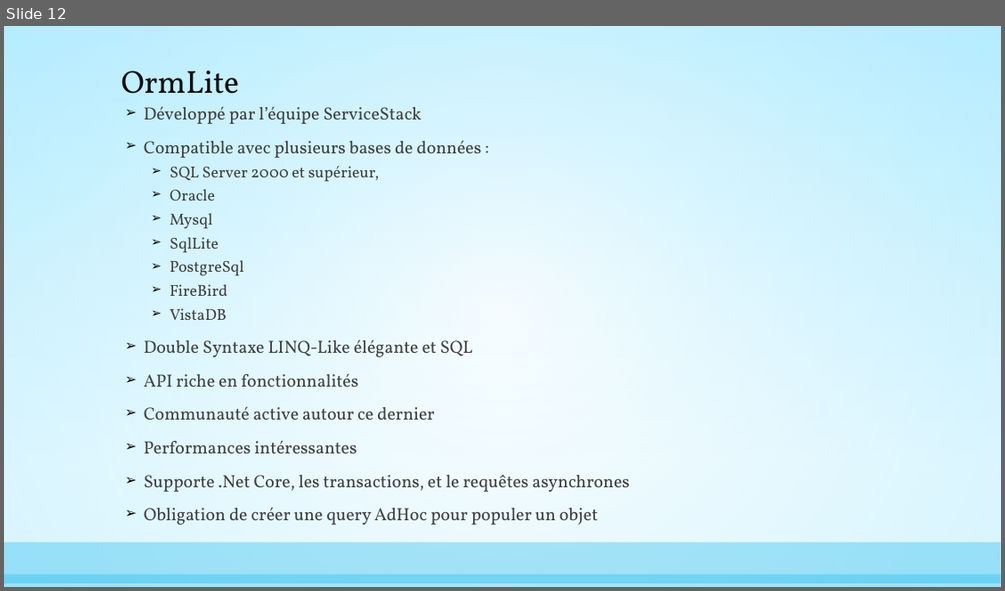
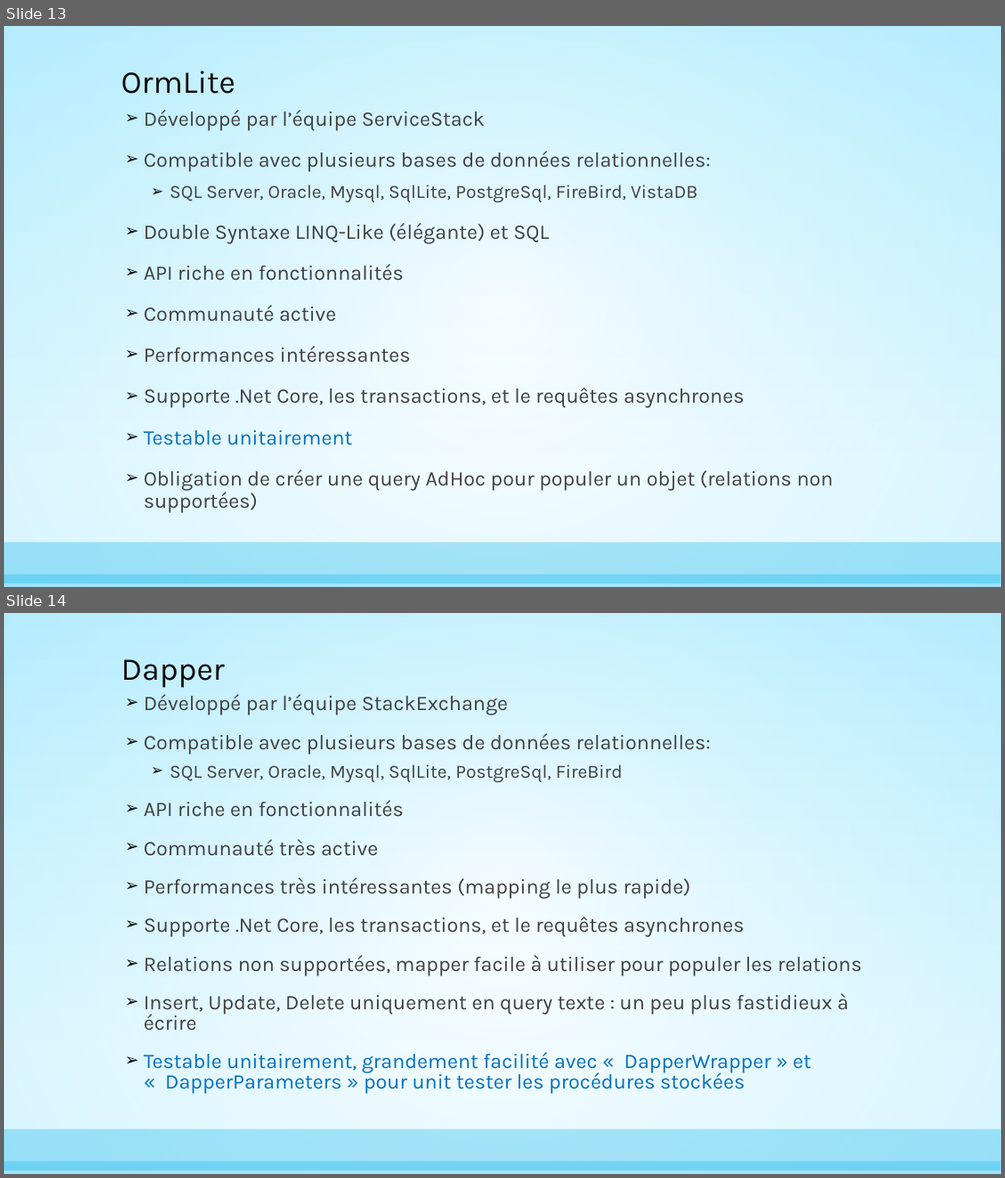
Before and after one commit to AnthonyGiretti/MicroOrmDemo.net, a slide deck: Items/Les Micro Orm, alternatives à Entity Framework.pptx. Shown one above the other, each under a label of ours: slide 12 before the commit, slides 13 and 14 after it. The pictures are 1005x591 and 1005x1178 pixels, drawn with LibreOffice and Linux fonts; fonts in the diff are those of the drawing. Boxes give left, top, right and bottom in pixels: in the first picture for what was removed or moved away, otherwise in the second. Text is boxed around its words. In the diff, an @@ line names an element or a change of style, - is before the commit and + after.

```diff
--- a/Items/Les Micro Orm, alternatives à Entity Framework.pptx
+++ b/Items/Les Micro Orm, alternatives à Entity Framework.pptx
@@ slide 14 added at [4, 613, 1001, 1174], background gradient #C8F1FF to #FFFFFF; not listed: 3 template elements that a slide beside it also shows @@
@@ title added at [121, 659, 225, 688], 30.6 pt, text #0D0D0D @@
+Dapper
@@ text added at [144, 694, 862, 1093], 20 pt, text #404040 @@
+➢ Développé par l’équipe StackExchange
+➢ Compatible avec plusieurs bases de données relationnelles:
+  ➢ SQL Server, Oracle, Mysql, SqlLite, PostgreSql, FireBird
+➢ API riche en fonctionnalités
+➢ Communauté très active
+➢ Performances très intéressantes (mapping le plus rapide)
+➢ Supporte .Net Core, les transactions, et le requêtes asynchrones
+➢ Relations non supportées, mapper facile à utiliser pour populer les relations
+➢ Insert, Update, Delete uniquement en query texte : un peu plus fastidieux à écrire
+➢ Testable unitairement, grandement facilité avec « DapperWrapper » et « DapperParameters » pour unit tester les procédures stockées
@@ what was slide 12 is now slide 13 @@
@@ slide 13 changed as well @@
@@ title "OrmLite" at [121, 70, 235, 94]: font Vollkorn to Karla @@
@@ text at [144, 110, 744, 408]: size 17 to 20 pt, font Vollkorn to Karla in "Développé par l’équipe ServiceStack", "API riche en fonctionnalités", "Performances intéressantes", "Supporte .Net Core, les transactions, et le ..."; line spacing 0.7 to 0.9 @@
@@ text at [144, 151, 711, 243]: text changed; size 17 to 20 pt; font Vollkorn to Karla @@
-➢ Compatible avec plusieurs bases de données :
-  ➢ SQL Server 2000 et supérieur,
-  ➢ Oracle
-  ➢ Mysql
-  ➢ SqlLite
-  ➢ PostgreSql
-  ➢ FireBird
-  ➢ VistaDB
-➢ Double Syntaxe LINQ-Like élégante et SQL
+➢ Compatible avec plusieurs bases de données relationnelles:
+  ➢ SQL Server, Oracle, Mysql, SqlLite, PostgreSql, FireBird, VistaDB
+➢ Double Syntaxe LINQ-Like (élégante) et SQL
@@ text at [144, 305, 336, 321]: text changed; size 17 to 20 pt; font Vollkorn to Karla @@
-➢ Communauté active autour ce dernier
+➢ Communauté active
@@ text at [144, 430, 833, 512]: text changed; size 17 to 20 pt; font Vollkorn to Karla @@
-➢ Obligation de créer une query AdHoc pour populer un objet
+➢ Testable unitairement
+➢ Obligation de créer une query AdHoc pour populer un objet (relations non supportées)
```
Also in this commit, not shown: 13 other slides changed, 5 other slides added.
